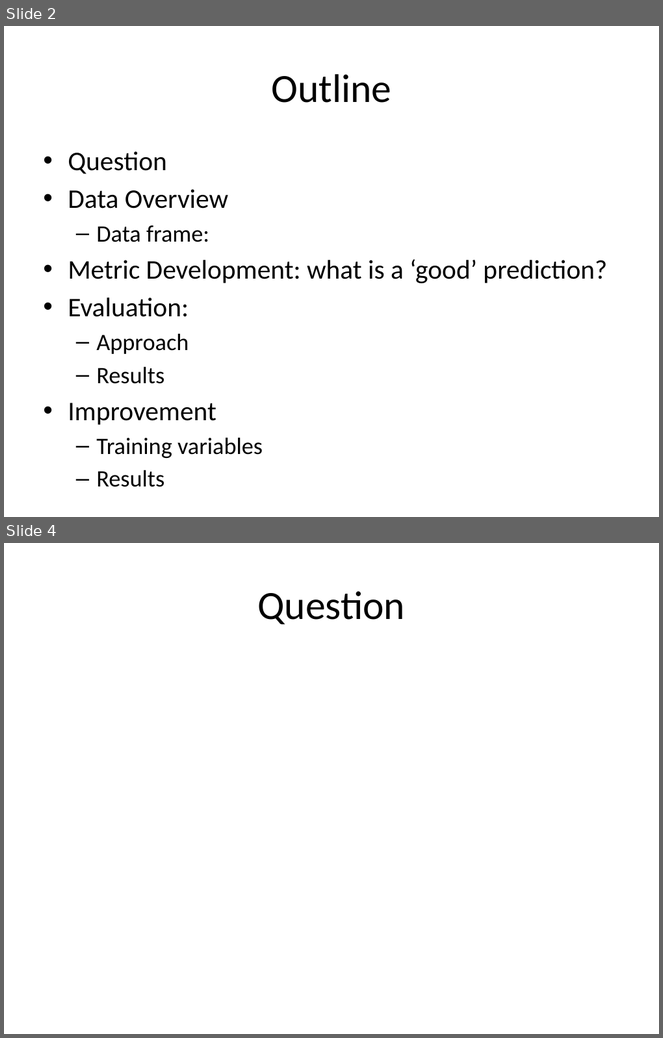
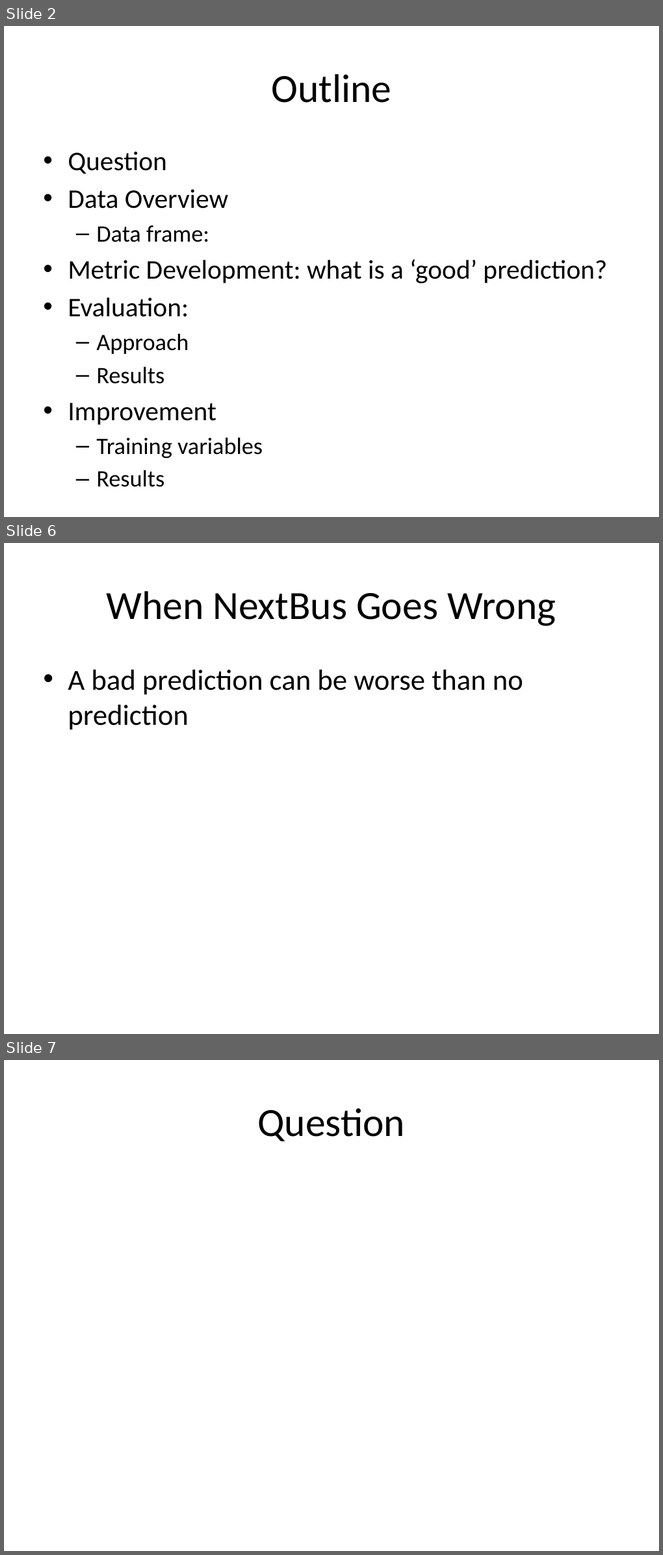
Before and after one commit to afcarl/MetroMetric, a slide deck: Notes on MetroMetric.pptx. Shown one above the other, each under a label of ours: slides 2 and 4 before the commit, slides 2, 6 and 7 after it; the slides between them are not shown. The pictures are 663x1038 and 663x1555 pixels, drawn with LibreOffice and Linux fonts; fonts in the diff are those of the drawing. Boxes give left, top, right and bottom in pixels: in the first picture for what was removed or moved away, otherwise in the second. Text is boxed around its words. In the diff, an @@ line names an element or a change of style, - is before the commit and + after.

```diff
--- a/Notes on MetroMetric.pptx
+++ b/Notes on MetroMetric.pptx
@@ slide 6 added at [4, 543, 659, 1034], background #FFFFFF @@
@@ title added at [107, 591, 556, 626], 44 pt, text #000000 @@
+When NextBus Goes Wrong
@@ text added at [68, 670, 523, 730], 32 pt, text #000000 @@
+• A bad prediction can be worse than no prediction
@@ what was slide 4 is now slide 7 @@
```
Also in this commit, not shown: 1 slide changed, 7 other slides added, 6 other files.
